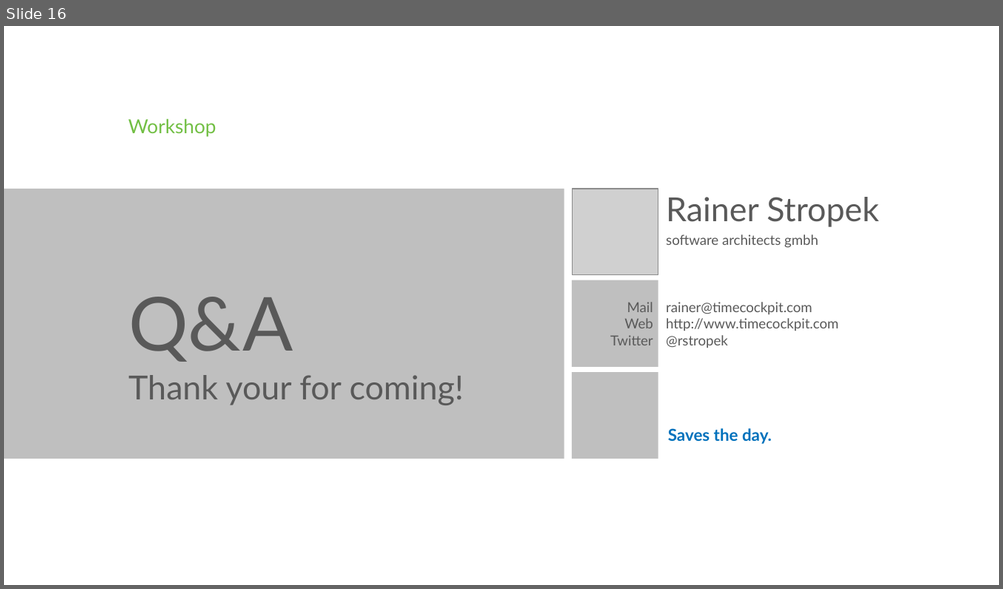
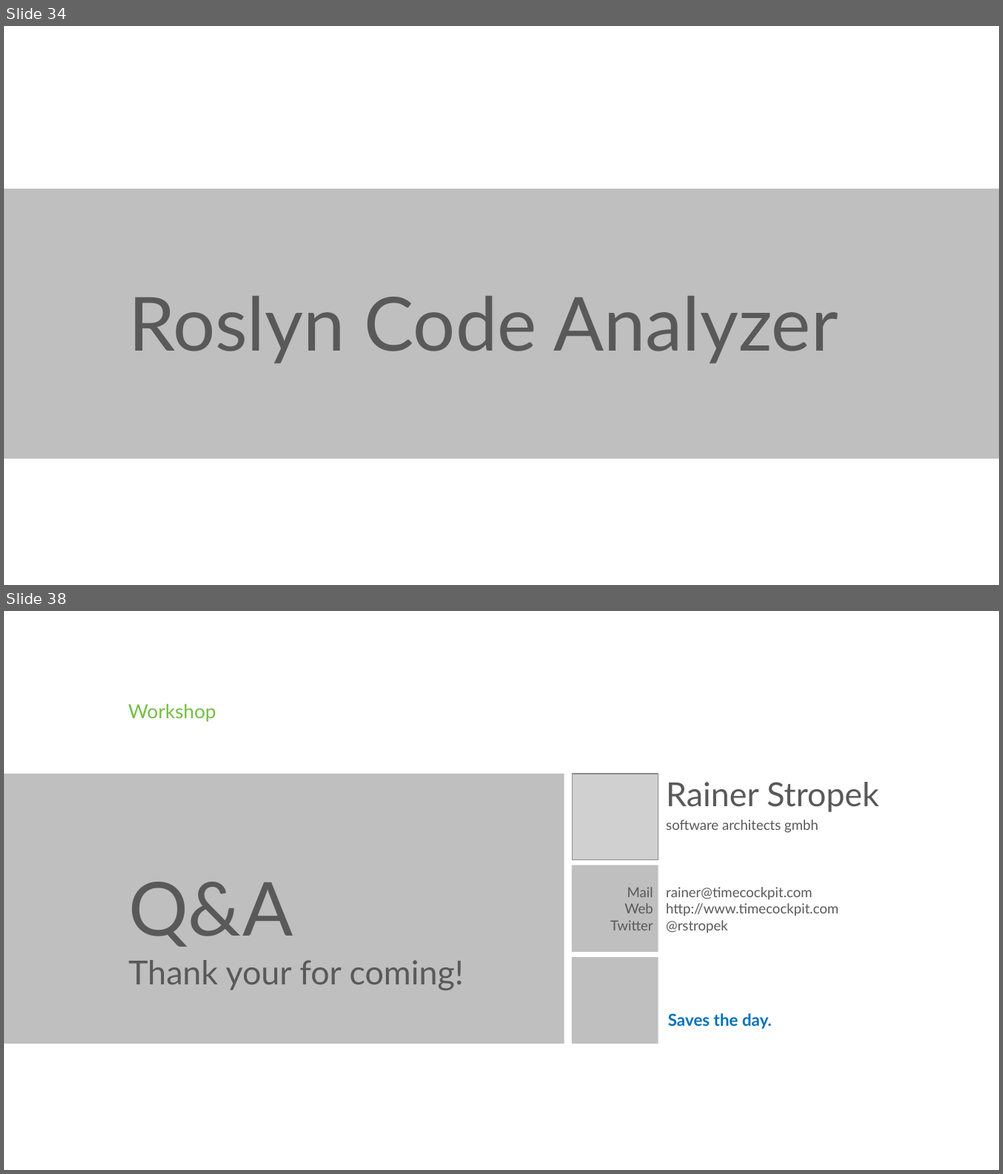
Before and after one commit to rstropek/SecureCodingDotNet, a slide deck: Slides/Secure-Coding-Dot-Net.pptx. Shown one above the other, each under a label of ours: slide 16 before the commit, slides 34 and 38 after it; the slides between them are not shown. The pictures are 1003x589 and 1003x1174 pixels, drawn with LibreOffice and Linux fonts; fonts in the diff are those of the drawing; grey boxes stand for pictures; background and template pictures are left out. Boxes give left, top, right and bottom in pixels: in the first picture for what was removed or moved away, otherwise in the second. Text is boxed around its words. In the diff, an @@ line names an element or a change of style, - is before the commit and + after.

```diff
--- a/Slides/Secure-Coding-Dot-Net.pptx
+++ b/Slides/Secure-Coding-Dot-Net.pptx
@@ slide 34 added at [4, 26, 999, 585], background #FFFFFF @@
@@ rectangle added at [4, 189, 999, 460], fill #BFBFBF @@
@@ title added at [128, 296, 838, 363], 54 pt, text #595959 @@
+Roslyn Code Analyzer
@@ what was slide 16 is now slide 38 @@
```
Also in this commit, not shown: 1 slide changed, 22 other slides added, 1 slide removed, 1 other file.
